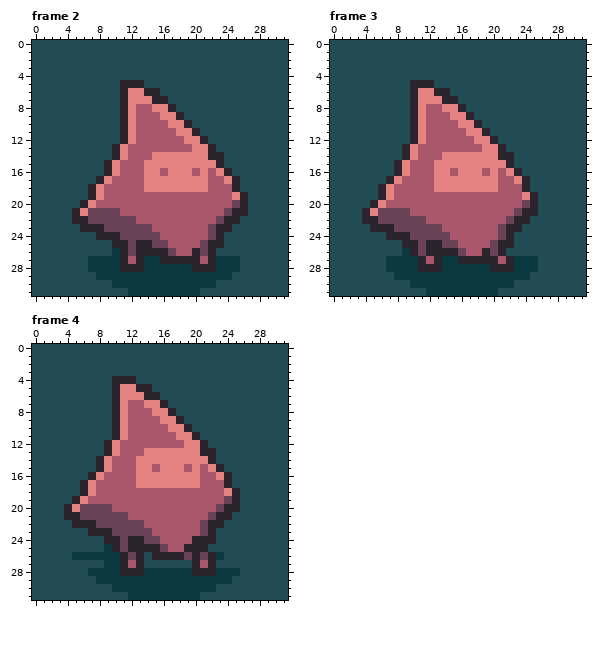
A pixel-art file gets an edit: assets/images/player_die.ase. This is how it looked before the edit.
32x32 pixels, 7 frames. Shown: frame 2, frame 3, frame 4. The commit also changed other frames, which this record leaves out.
The same view after the edit:
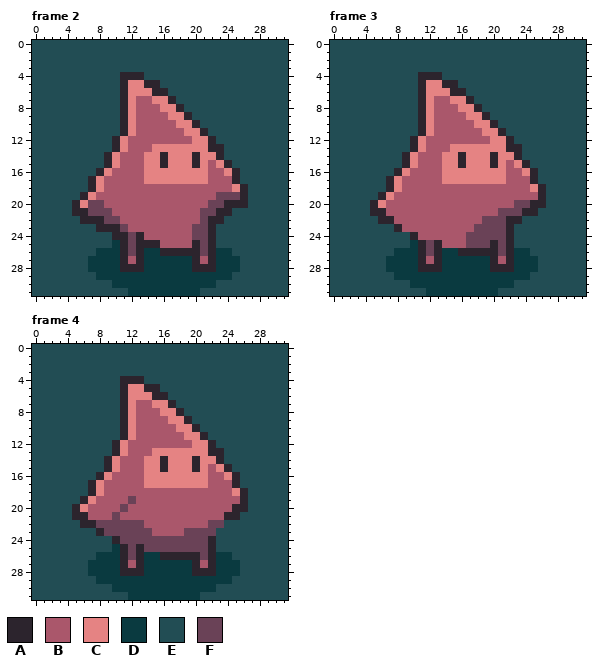
Palette (. is transparent): A #2c242d  B #aa576b  C #e58383  D #0a3a40  E #224d54  F #6a4257
Change:
Changed rows in their new state; - is an unchanged pixel.
Frame 2, layer "Layer 1":
first column x 5:
 4 ------AAA-------------
 5 -------CCAA-----------
 6 ---------C-A----------
 7 --------BBCCA---------
 8 ----------B-CA--------
 9 -----------B-CA-------
10 ------------B-CA------
11 -------------B-CA-----
12 -----ACB------B-CA----
13 ----------CCCCC---A---
14 ----ACB--C-A---A-C----
15 -----------A---A-BCA--
16 ---ACB-----C---C--BCA-
17 --ACB--------------B--
18 ---------BBBBBBBB---CA
19 -ACB--------------FFF-
20 ACFF-------------FFAA-
21 -A---B----------FFAAEE
22 E-AA--BB--------FAAEE-
23 -EE-AA-BBB-----FFAEE--
24 ---EE-A-ABB----FFAE---
25 -----D----AB---A--E---
26 ---DD----DD-AAA---DD--
27 -----------DDDD-------
Frame 3, layer "Layer 1":
first column x 4:
 4 -------AAA-------------
 5 ------E-CCAA-----------
 6 ------EA-CCAA----------
 7 ------EA-BBCCA---------
 8 ------EAC-BBCCA--------
 9 ------EAC--BBCCA-------
10 ------EAC---BBCCA------
11 ------EAC----BBCCA-----
12 --------------BBCCA----
13 -----EAC---CCCC--CAA---
14 ------------A---ACCA---
15 ----EAC--B--A---A-BCA--
16 ---------B-C---C-CBBCA-
17 ---------B-------C-BBA-
18 --EAC----BBBBBBBB---BCA
19 --------------------BBA
20 -------------------F--A
21 EAABBB-----------FF----
22 EEAABBBB-------FFFA-E--
23 -EEEABBBBB----FFF--E---
24 ---EEEABBBB--FFFF------
25 -----EDAF-BB-FFFAF-----
26 ----D-DAF-DDAAA-AFADD--
27 ------------DDDD-------
Frame 4, layer "Layer 1":
first column x 4:
 4 ------E--A-------------
 5 ------EA-C-A-----------
 6 ------EA--C-A----------
 7 ------EAC-B-CA---------
 8 ------EAC--B-CA--------
 9 ------EAC---B-CA-------
10 ------EAC----B-CA------
11 ------EAC-----B-CA-----
12 -----EAC-------B-CA----
13 -----EAC--B------C-A---
14 ----EAC--B--A---A-CA---
15 ----EAC--B-CA--CACBCA--
16 ---EAC---B-------C-BCA-
17 --EAC----B-------C--BA-
18 --EAC---------------BCA
19 -EAC----F-----------BBA
20 EACBBB-F-----------BB-A
21 E-ABBB-B----------BB-A-
22 -E---------------BFF---
23 ---E-F---------FF-F----
24 -----E--FF--FFFFFF-----
25 -----EDAF-FF-FFFFFA----
26 -EEE------DD---A----D--
27 ---DD-----DDDDDD---DDD-
